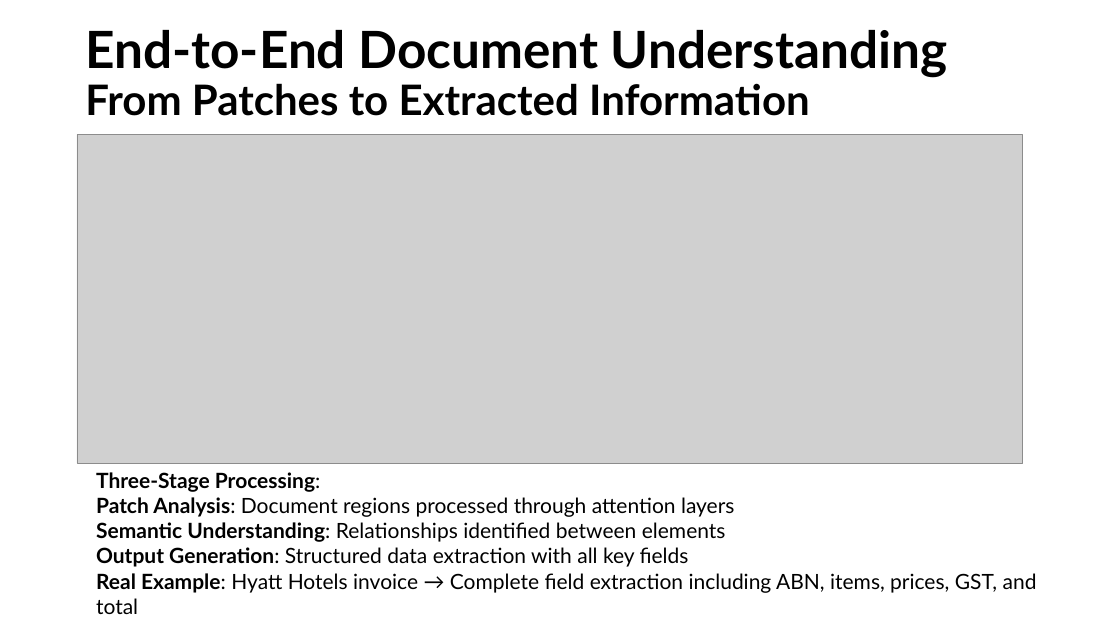
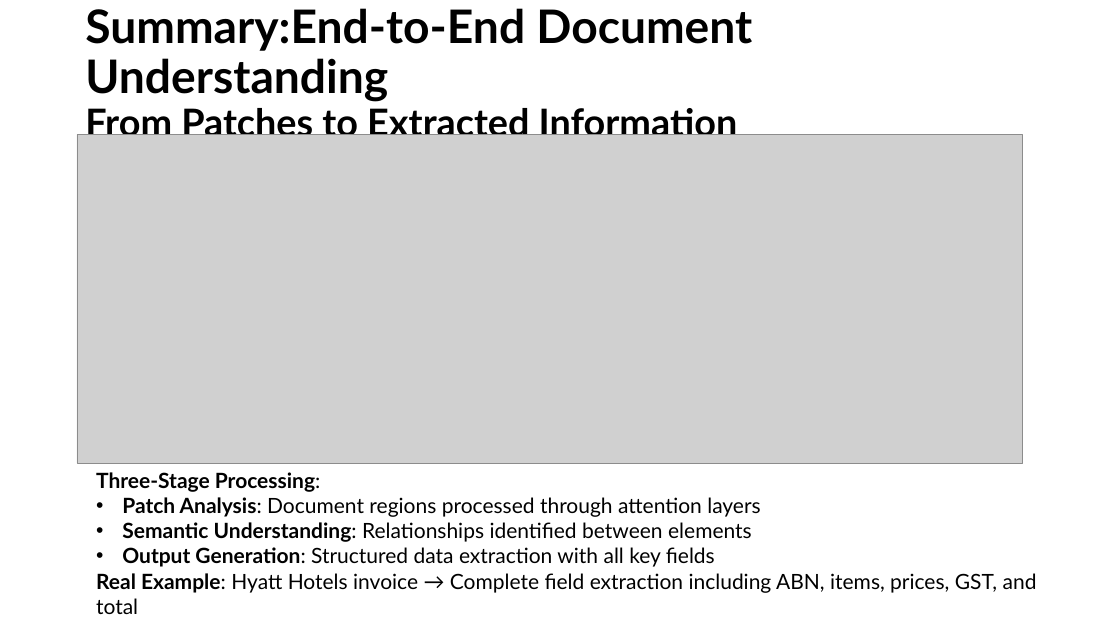
Before and after one commit to tmnestor/unified_vision_processor_minimal, a slide deck: slide 21 of presentation_materials/vision_transformers.pptx. Drawn at 1120x630 pixels with LibreOffice and Linux fonts; fonts in the diff are those of the drawing; grey boxes stand for pictures. Boxes give left, top, right and bottom in pixels: in the first picture for what was removed or moved away, otherwise in the second. Text is boxed around its words. In the diff, an @@ line names an element or a change of style, - is before the commit and + after.

```diff
--- a/presentation_materials/vision_transformers.pptx
+++ b/presentation_materials/vision_transformers.pptx
@@ title at box(85, 8, 752, 135): text changed; size 36 to 39.6 pt @@
-End-to-End Document Understanding
-From Patches to Extracted Information
+Summary:End-to-End Document Understanding
+From Patches to Extracted Information
@@ text at box(122, 497, 760, 567): bullet none to • @@
```
Also in this commit, not shown: 5 other slides changed, 2 slides added.
